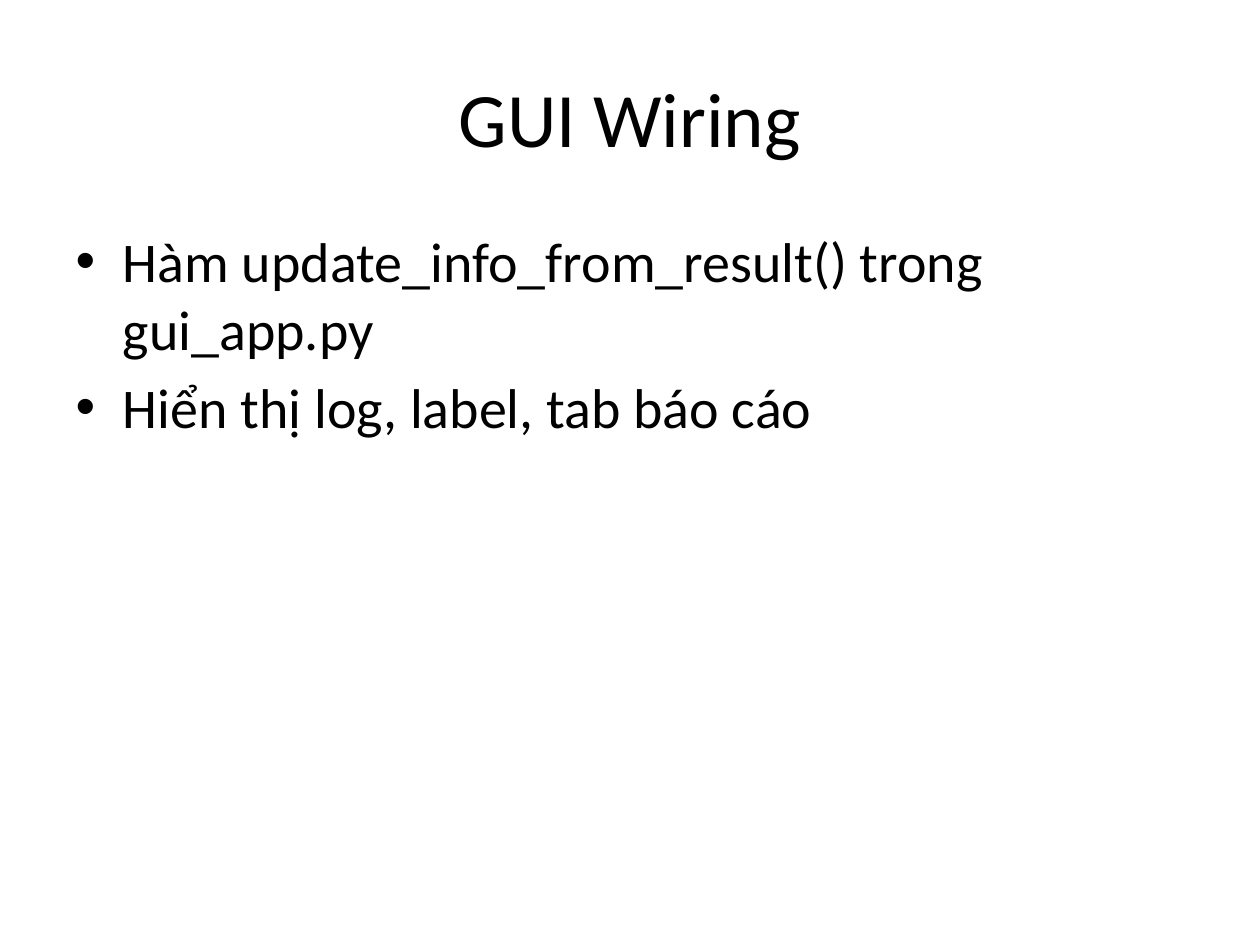
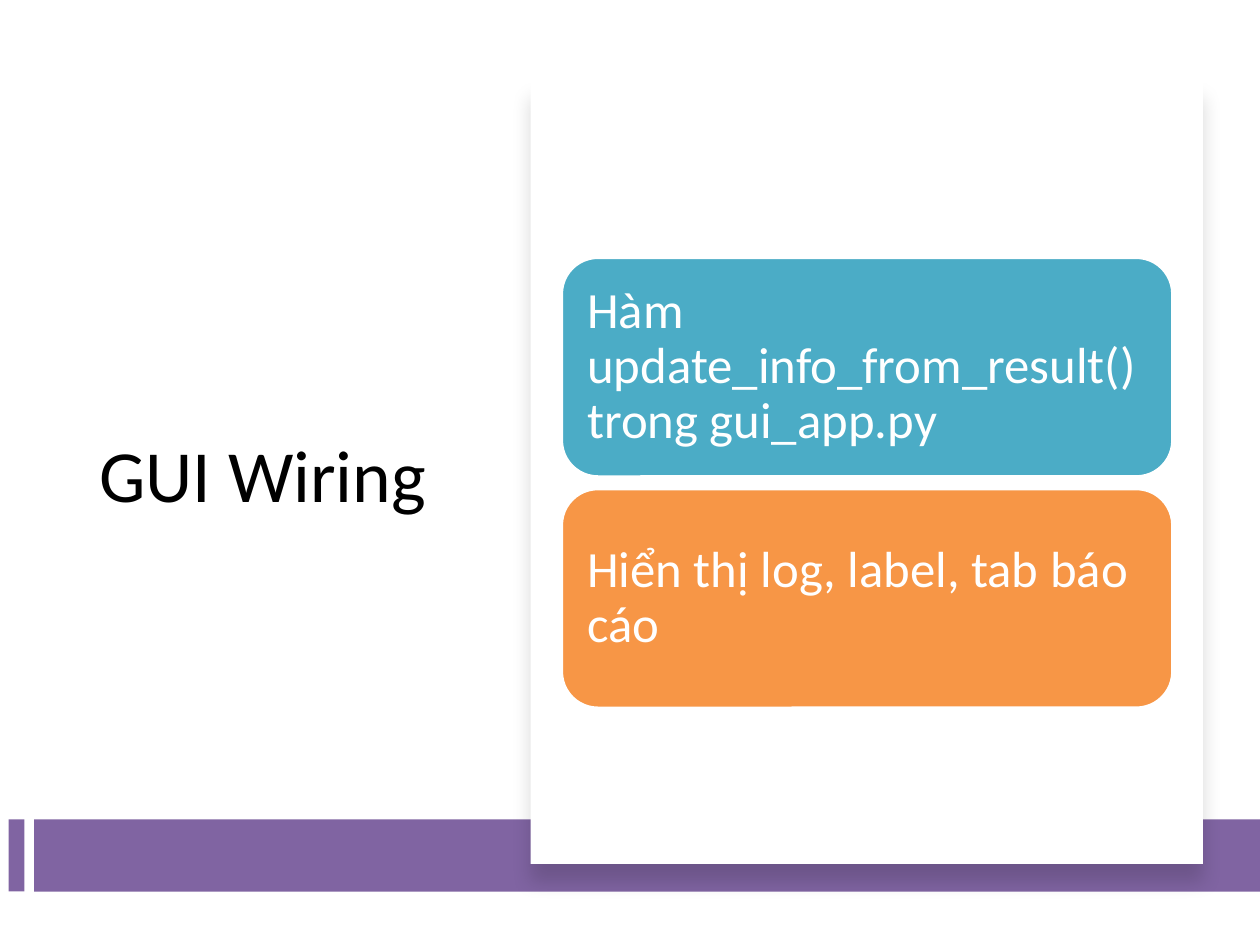
Before and after one commit to j4ngler/Bot_Trading, a slide deck: slide 8 of Buoi2_TradingBot_Slides.pptx. Drawn at 1260x945 pixels with LibreOffice and Linux fonts; fonts in the diff are those of the drawing. Boxes give left, top, right and bottom in pixels: in the first picture for what was removed or moved away, otherwise in the second. Text is boxed around its words. In the diff, an @@ line names an element or a change of style, - is before the commit and + after.

```diff
--- a/Buoi2_TradingBot_Slides.pptx
+++ b/Buoi2_TradingBot_Slides.pptx
@@ rectangle added at <box>530,81,1203,863</box>, fill #FFFFFF @@
@@ title "GUI Wiring": place and size @@
-title "GUI Wiring" at <box>459,94,800,161</box>
+title "GUI Wiring" at <box>100,451,426,515</box>
@@ title "GUI Wiring" at <box>100,451,426,515</box>: size 44 to 42 pt @@
@@ text removed at <box>123,241,983,438</box> @@
-• Hàm update_info_from_result() trong gui_app.py
-• Hiển thị log, label, tab báo cáo
@@ group added at <box>562,257,1173,708</box>: 2 rounded rectangles, 2 texts @@
+Hàm update_info_from_result() trong gui_app.py
+Hiển thị log, label, tab báo cáo
@@ rectangle added at <box>8,820,23,891</box>, fill #8064A2 @@
@@ rectangle added at <box>34,820,1260,892</box>, fill #8064A2 @@
```
Also in this commit, not shown: 10 other slides changed, 1 slide removed, 10 other files.
